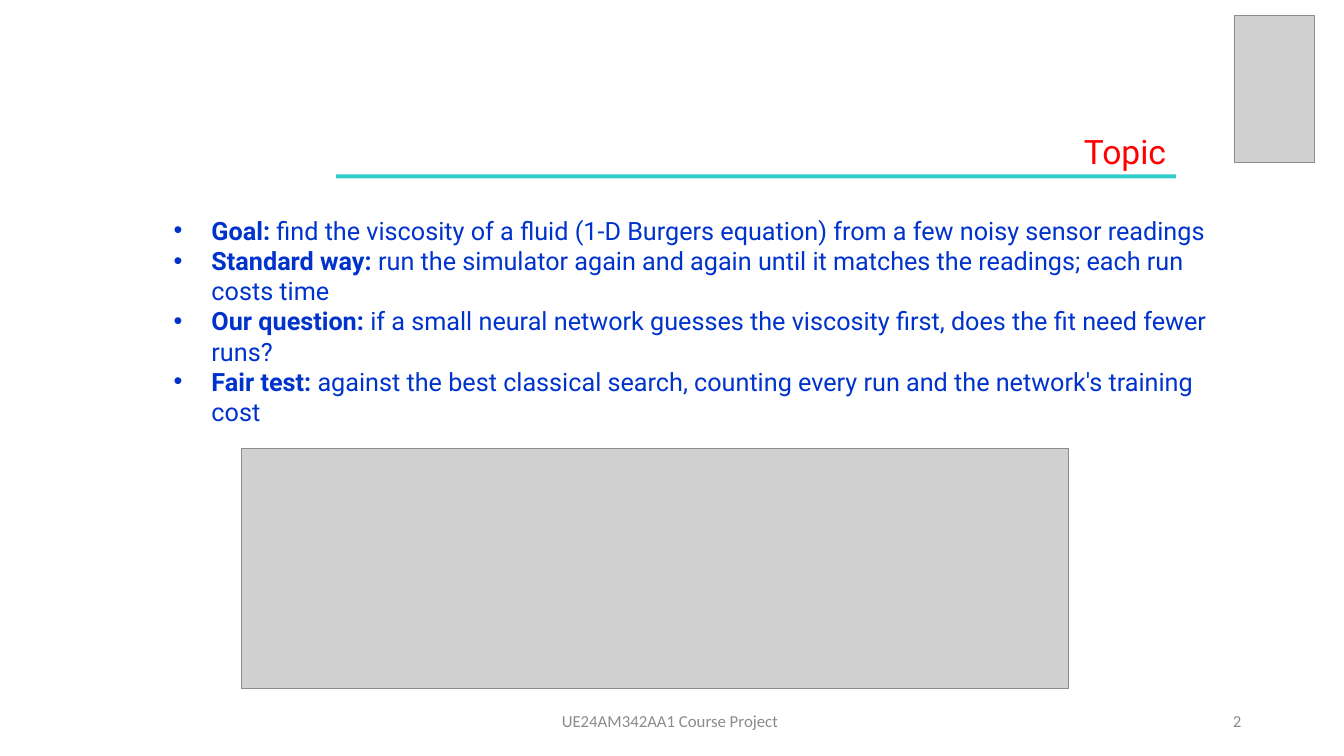
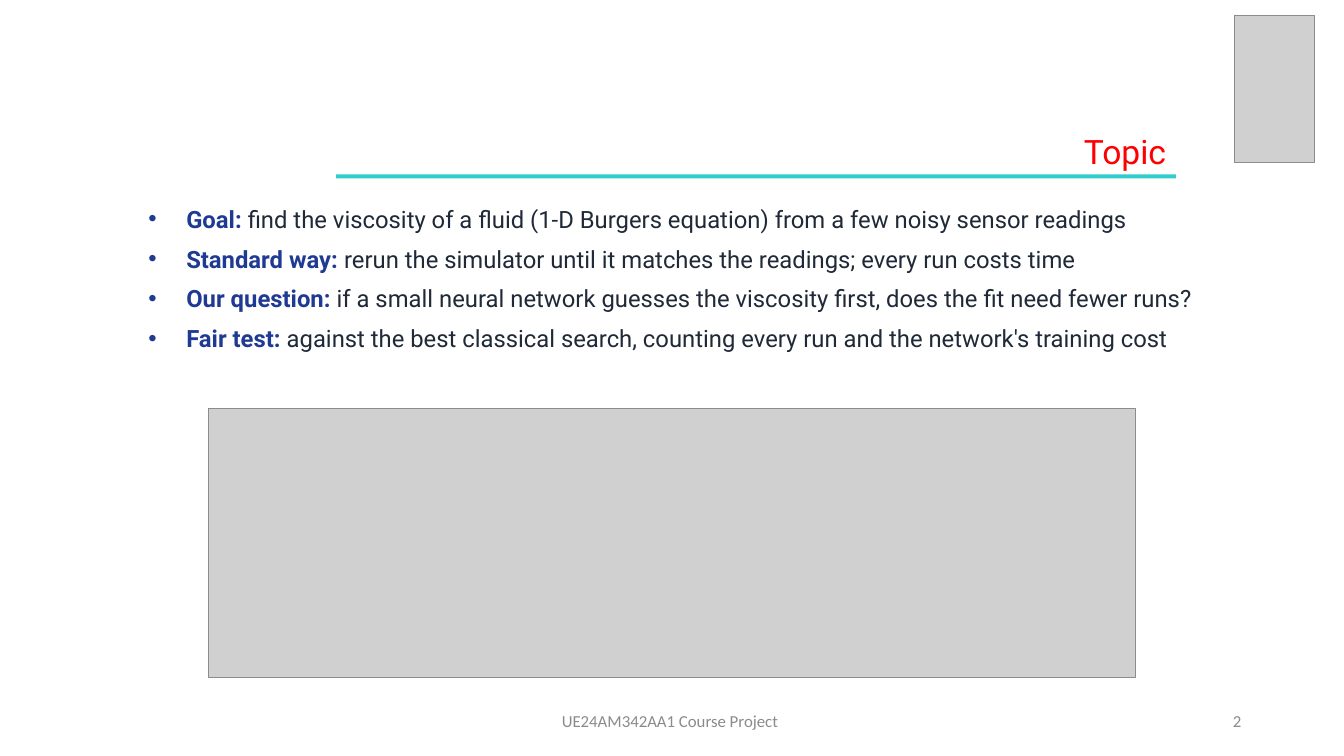
Before and after one commit to minkysponge-wq/Afml-Mini-project, a slide deck: slide 2 of docs/slides/AFML_project_slides.pptx. Drawn at 1344x756 pixels with LibreOffice and Linux fonts; fonts in the diff are those of the drawing; grey boxes stand for pictures. Boxes give left, top, right and bottom in pixels: in the first picture for what was removed or moved away, otherwise in the second. Text is boxed around its words. In the diff, an @@ line names an element or a change of style, - is before the commit and + after.

```diff
--- a/docs/slides/AFML_project_slides.pptx
+++ b/docs/slides/AFML_project_slides.pptx
@@ text "Goal: find the viscosity of ...": place and size @@
-text "Goal: find the viscosity of ..." at bbox=[211, 220, 1206, 422]
+text "Goal: find the viscosity of ..." at bbox=[186, 209, 1191, 352]
@@ text at bbox=[186, 209, 1191, 352]: size 18 to 17 pt in "Goal: find the viscosity of a fluid ...", "Our question: if a small neural network ...", "Fair test: against the best classical search, ..."; text colour #0033CC to #1F3A93 in "Goal:", "Our question:", "Fair test:"; text colour #0033CC to #1F2937 in "find the viscosity of a fluid (1-D ...", "if a small neural network guesses the ...", "against the best classical search, counting every ..."; line spacing 1 to 1.1; more space between paragraphs @@
@@ text at bbox=[186, 250, 1075, 273]: text changed; size 18 to 17 pt; text colour #0033CC to #1F2937 @@
-• Standard way: run the simulator again and again until it matches the readings; each run costs time
+• Standard way: rerun the simulator until it matches the readings; every run costs time
@@ picture: place and size @@
-picture at bbox=[242, 449, 1069, 690]
+picture at bbox=[209, 408, 1136, 679]
```
Also in this commit, not shown: 6 other slides changed, 3 other files.
